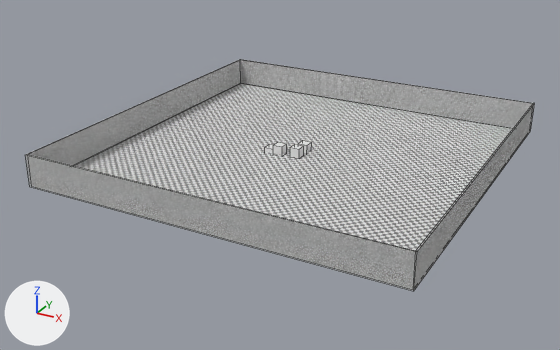
An edit to the Blender file Prison Break/Assets/Models/Map.blend, drawn before and after from the same camera.
Camera for both pictures: a camera (50 mm lens) standing at (178.0, -348.0, 160.0) and looking at (-8.0, -10.0, -9.0). Lighting does not change. The marker at lower left points along +X, +Y and +Z. Mesh edges are drawn as thin lines.
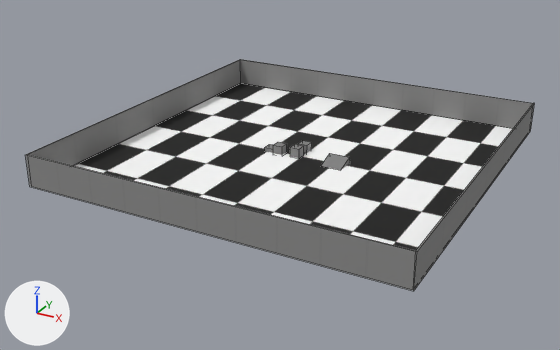
The change, as a list of edits to the scene's bpy script:
```text
Add img_tiles_png:
    img_tiles_png = load_image('Tiles.png', 'textures/Tiles.png', 800, 480, 'sRGB')
Change mat_material_001:
    remove n2 = _N.new('ShaderNodeTexChecker'); n2.name = 'Checker Texture'
    remove n2.inputs[3].default_value = 100.0  # 'Scale'
    add n3 = _N.new('ShaderNodeTexImage'); n3.name = 'Image Texture'
    add n3.image = img_tiles_png
    add n3.interpolation = 'Smart'
    where n1 = _N.new('ShaderNodeBsdfPrincipled'); n1.name = 'Principled BSDF'
    remove _L.new(n2.outputs[0], n1.inputs[0])  # 'Color' to 'Base Color'
    add _L.new(n3.outputs[0], n1.inputs[0])  # 'Color' to 'Base Color'
Add mat_material:
    mat_material = principled_material('Material')
    mat_material.base_color = (0.214, 0.214, 0.214)  # grey #7f7f7f
Add me_cube:
    me_cube.from_pydata(...)  # a box spanning x -1.0..1.0, y -1.0..1.0, z -1.0..1.0
    me_cube.materials.append(mat_material)  # grey #7f7f7f
Add ob_cube_004:
    ob_cube_004 = bpy.data.objects.new('Cube.004', me_cube)
    ob_cube_004.location = (20.6, 0.0, -3.9)
    ob_cube_004.rotation_euler = (0.294, 0.0, 0.0)  # degrees (17, 0, 0)
    ob_cube_004.scale = (5.81, 5.81, 5.81)
```

What differs and where, as boxes (x1, y1, x2, y2) in the pictures (560 x 350 px):
'Plane', surface changed
    both: (25, 59, 535, 291)
'Cube.004', added
    after: (321, 153, 350, 170)
